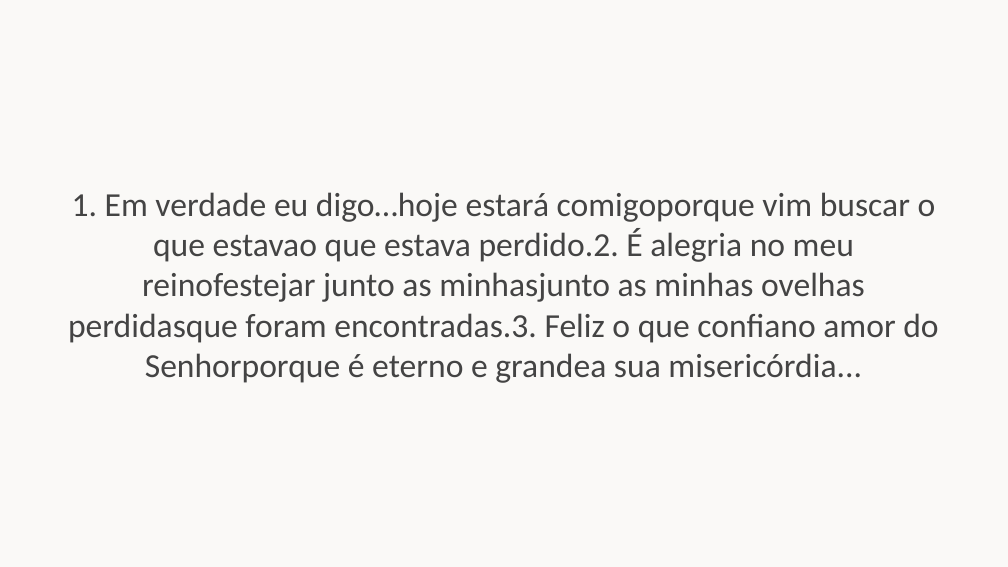
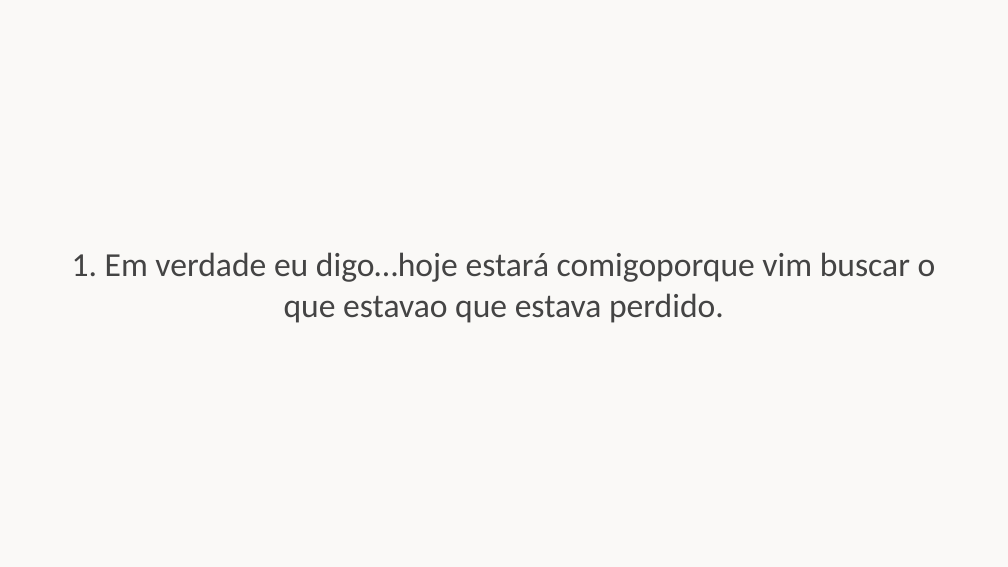
Before and after one commit to gpereira12/slides-harmonia-divina, a slide deck: slide 17 of missas/Quaresma/Cinzas.pptx (slide 14 before the commit). Drawn at 1008x567 pixels with LibreOffice and Linux fonts; fonts in the diff are those of the drawing. Boxes give left, top, right and bottom in pixels: in the first picture for what was removed or moved away, otherwise in the second. Text is boxed around its words. In the diff, an @@ line names an element or a change of style, - is before the commit and + after.

```diff
--- a/missas/Quaresma/Cinzas.pptx
+++ b/missas/Quaresma/Cinzas.pptx
@@ text at box(72, 252, 936, 323): text changed @@
-1. Em verdade eu digo…hoje estará comigoporque vim buscar o que estavao que estava perdido.2. É alegria no meu reinofestejar junto as minhasjunto as minhas ovelhas perdidasque foram encontradas.3. Feliz o que confiano amor do Senhorporque é eterno e grandea sua misericórdia...
+1. Em verdade eu digo…hoje estará comigoporque vim buscar o que estavao que estava perdido.
```
Also in this commit, not shown: 6 other slides changed, 15 slides added, 1 other file.
